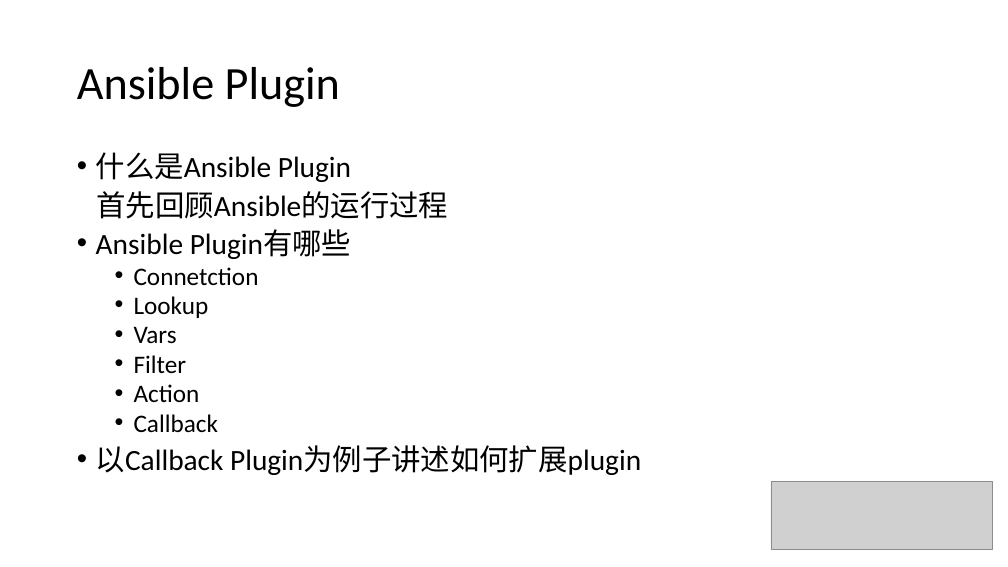
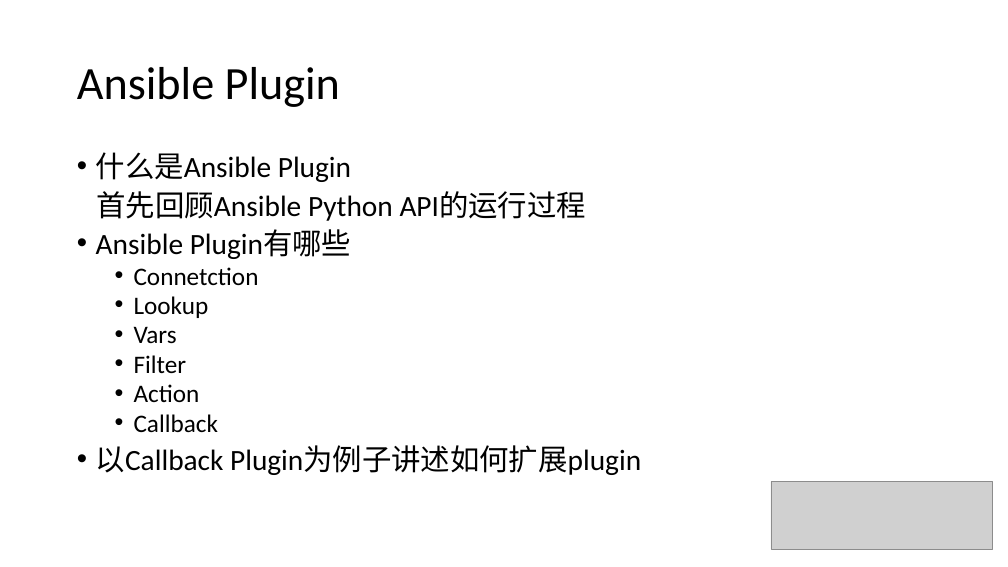
Before and after one commit to leeyan85/ansible-develop, a slide deck: slide 8 of 06-Ansible develop.pptx (slide 9 before the commit). Drawn at 1008x567 pixels with LibreOffice and Linux fonts; fonts in the diff are those of the drawing; grey boxes stand for pictures. Boxes give left, top, right and bottom in pixels: in the first picture for what was removed or moved away, otherwise in the second. Text is boxed around its words. In the diff, an @@ line names an element or a change of style, - is before the commit and + after.

```diff
--- a/06-Ansible develop.pptx
+++ b/06-Ansible develop.pptx
@@ text at <box>97,191,586,221</box>: text changed @@
-首先回顾Ansible的运行过程
+首先回顾Ansible Python API的运行过程
```
Also in this commit, not shown: 5 other slides changed, 1 slide added, 2 slides removed, 8 other files.
